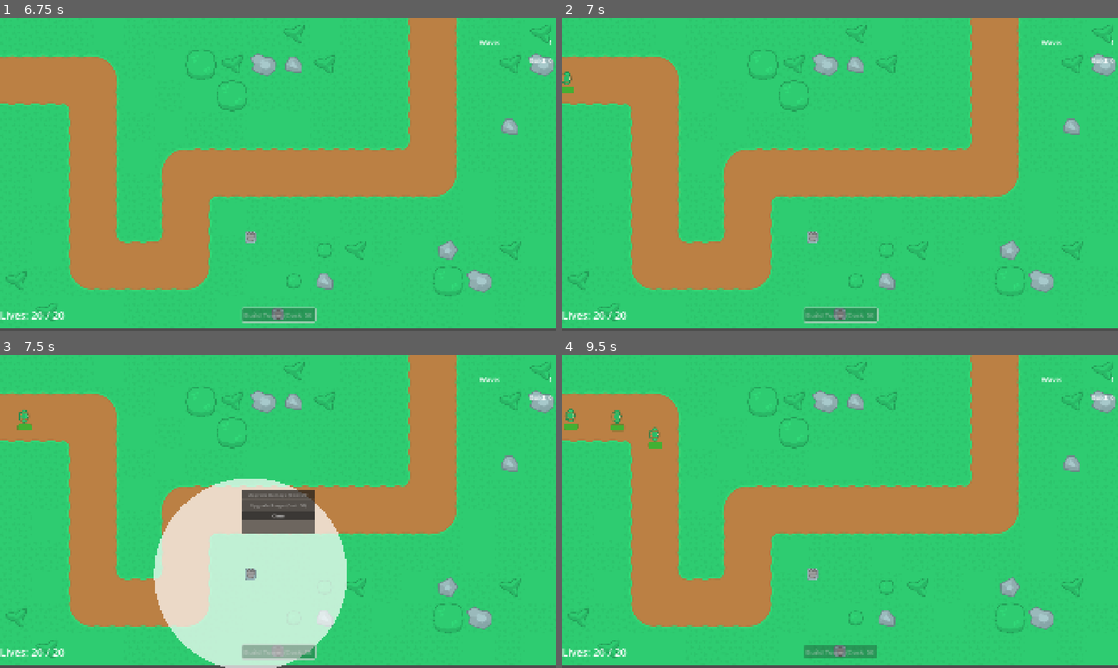
Above: before the commit, frames 1-4 (two rows, left to right).
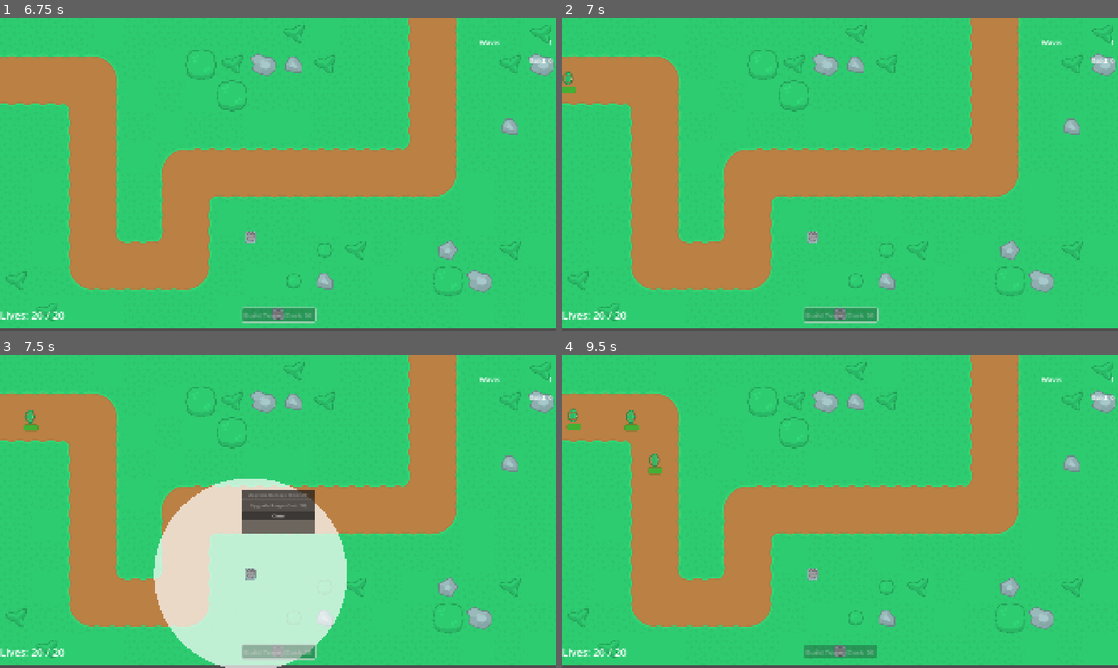
Above: after the commit, the same moments.

Repository: xMOROx/tower-defense-2d
Game: Godot game, scene res://scenes/ui/MainMenu.tscn
Two runs of this game, one before a commit and one after it. Both use one fixed random seed, a clock stepped at 60 frames per second and the inputs below.
Inputs (mouse positions are in pixels of both pictures, inside the frame that each line leads up to):
- Up to frame 1 (6.75 s): click "PLAY" at 0.5 s; click "1" at 1.25 s; click "Build Tower (Cost: 50)" at 2 s; click "Build Tower (Cost: 50)" at 2.75 s; click "Build Tower (Cost: 50)" at 3.5 s; tap Enter at 4.25, 5.75 s; move the mouse to (278, 315) at 4.27 s; click (278, 315) at 4.42 s; tap Space at 5, 6.5 s; move the mouse to (166, 190) at 5.02 s; click (166, 190) at 5.17 s; move the mouse to (166, 190) at 5.77 s; click (166, 190) at 5.92 s; move the mouse to (250, 237) at 6.52 s; click (250, 237) at 6.67 s
- Up to frame 2 (7 s): no input
- Up to frame 3 (7.5 s): move the mouse to (250, 574) at 7.27 s; click (250, 574) at 7.42 s
- Up to frame 4 (9.5 s): move the mouse to (673, 464) at 8.02 s; click (673, 464) at 8.17 s; move the mouse to (867, 511) at 8.77 s; click (867, 511) at 8.92 s

Frame 1 is identical in both runs. In frame 2, less than 0.1% of the frame differs, in the area x 0-3%, y 17-24%; in frame 3, 0.2%; in frame 4, 0.6%, in the area x 0-18%, y 17-39%.

Commit message:
refactor: create BaseEnemy script as class to inherit it for more complex one

Diff:
--- a/scenes/enemies/BasicEnemy.tscn
+++ b/scenes/enemies/BasicEnemy.tscn
@@ -1,6 +1,6 @@
 [gd_scene load_steps=6 format=3 uid="uid://cdbsdv6gi1k0g"]
 
-[ext_resource type="Script" uid="uid://byldekchhn1ii" path="res://src/Enemy.gd" id="1_7frlh"]
+[ext_resource type="Script" uid="uid://bl21ihpmfp1pe" path="res://src/enemies/BaseEnemy.gd" id="1_he4gj"]
 [ext_resource type="Texture2D" uid="uid://c0x2mx1blwlwl" path="res://assets/graphics/towerDefense_tilesheet.png" id="2_7frlh"]
 
 [sub_resource type="CircleShape2D" id="CircleShape2D_orwns"]
@@ -24,8 +24,7 @@
 collision_layer = 2
 collision_mask = 0
 input_pickable = true
-script = ExtResource("1_7frlh")
-speed = 80.0
+script = ExtResource("1_he4gj")
 
 [node name="Sprite2D" type="Sprite2D" parent="."]
 texture = ExtResource("2_7frlh")
--- a/scenes/enemies/FastEnemy.tscn
+++ b/scenes/enemies/FastEnemy.tscn
@@ -1,6 +1,6 @@
 [gd_scene load_steps=6 format=3 uid="uid://bybvvms7yxge2"]
 
-[ext_resource type="Script" uid="uid://byldekchhn1ii" path="res://src/Enemy.gd" id="1_varen"]
+[ext_resource type="Script" uid="uid://bl21ihpmfp1pe" path="res://src/enemies/BaseEnemy.gd" id="1_varen"]
 [ext_resource type="Texture2D" uid="uid://c0x2mx1blwlwl" path="res://assets/graphics/towerDefense_tilesheet.png" id="2_cxpms"]
 
 [sub_resource type="CircleShape2D" id="CircleShape2D_orwns"]
@@ -25,9 +25,6 @@
 collision_mask = 0
 input_pickable = true
 script = ExtResource("1_varen")
-speed = 130.0
-max_health = 7.0
-currency_reward = 6
 
 [node name="Sprite2D" type="Sprite2D" parent="."]
 texture = ExtResource("2_cxpms")
--- a/scenes/enemies/StrongEnemy.tscn
+++ b/scenes/enemies/StrongEnemy.tscn
@@ -1,6 +1,6 @@
 [gd_scene load_steps=6 format=3 uid="uid://b7bg61kbia6xa"]
 
-[ext_resource type="Script" uid="uid://byldekchhn1ii" path="res://src/Enemy.gd" id="1_7h636"]
+[ext_resource type="Script" uid="uid://bl21ihpmfp1pe" path="res://src/enemies/BaseEnemy.gd" id="1_7h636"]
 [ext_resource type="Texture2D" uid="uid://c0x2mx1blwlwl" path="res://assets/graphics/towerDefense_tilesheet.png" id="2_wmle8"]
 
 [sub_resource type="CircleShape2D" id="CircleShape2D_orwns"]
@@ -25,9 +25,6 @@
 collision_mask = 0
 input_pickable = true
 script = ExtResource("1_7h636")
-speed = 50.0
-max_health = 20.0
-currency_reward = 10
 
 [node name="Sprite2D" type="Sprite2D" parent="."]
 texture = ExtResource("2_wmle8")
--- a/src/Enemy.gd
+++ b/src/enemies/BaseEnemy.gd
@@ -1,3 +1,4 @@
+class_name BaseEnemy
 extends CharacterBody2D
 
 signal died(enemy_instance)
@@ -42,7 +43,7 @@
 
 	path_progress = 0.0
 
-	path_curve.bake_interval = 5
+	path_curve.bake_interval = 5 # Adjust as needed for smoothness vs performance
 
 	if path_curve.get_point_count() > 0:
 		current_health = max_health
@@ -60,7 +61,7 @@
 		global_position = path_curve.sample_baked(0.0)
 		visible = true
 		set_process(true)
-		set_physics_process(false)
+		set_physics_process(false) # Not using physics movement
 	else:
 		printerr("Path curve has no points!")
 		queue_free()
@@ -105,5 +106,5 @@
 	print(name, "died.")
 	GameManager.add_currency(currency_reward)
 	if health_bar: health_bar.visible = false
-	died.emit(self)
+	emit_signal("died", self)
 	call_deferred("queue_free")
Not shown: 2 places in scenes/maps/Level_1.tscn that only renumber resources
Not shown, removed: src/Enemy.gd.uid
Not shown, added: src/enemies/BaseEnemy.gd.uid
